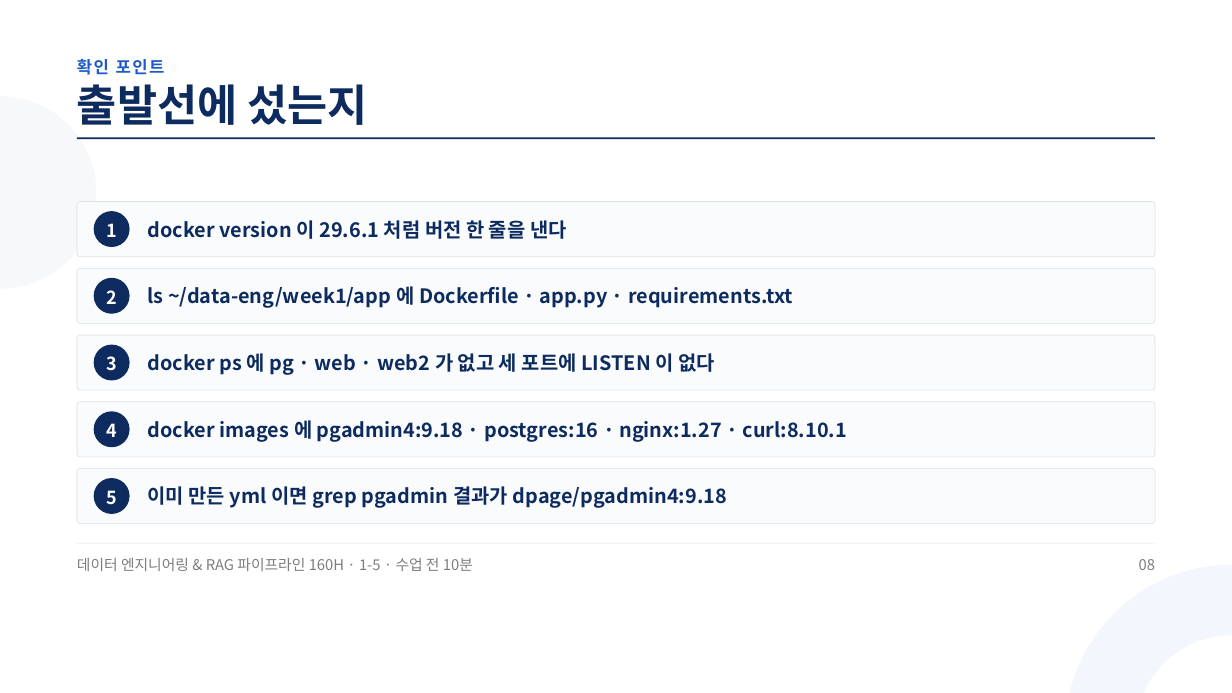
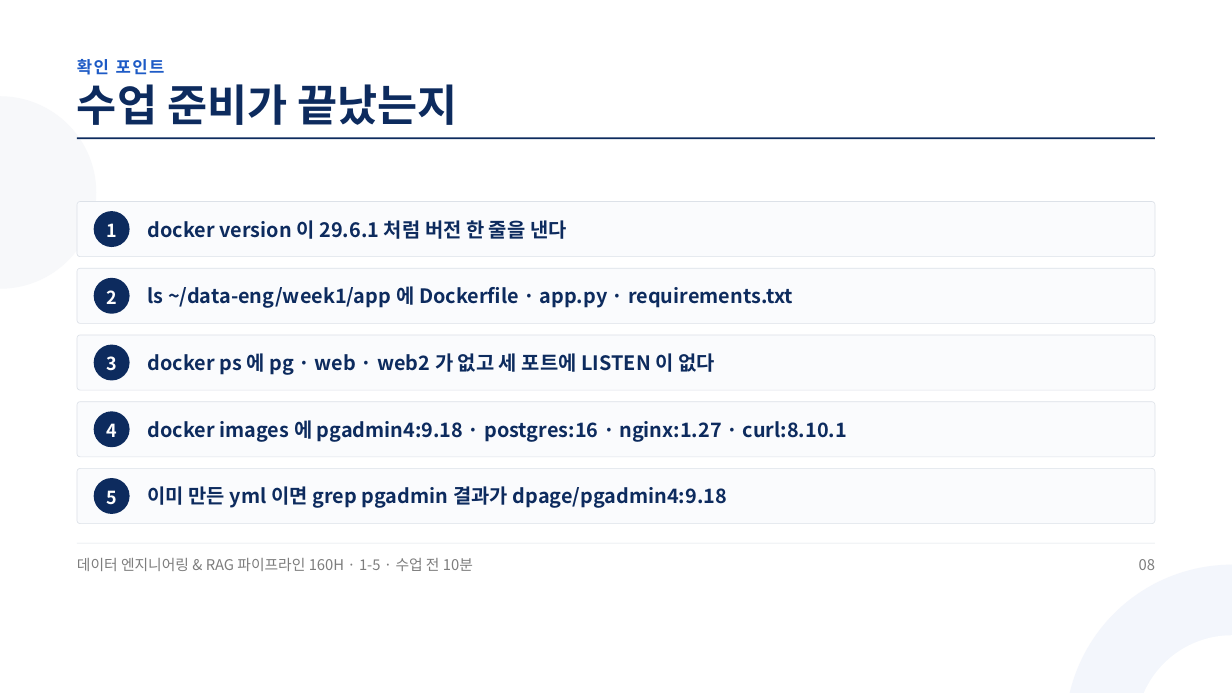
Before and after one commit to aebonlee/materials, a slide deck: slide 8 of data-eng/decks/w1d5s0.pptx. Drawn at 1232x693 pixels with LibreOffice and Linux fonts; fonts in the diff are those of the drawing. Boxes give left, top, right and bottom in pixels: in the first picture for what was removed or moved away, otherwise in the second. Text is boxed around its words. In the diff, an @@ line names an element or a change of style, - is before the commit and + after.

```diff
--- a/data-eng/decks/w1d5s0.pptx
+++ b/data-eng/decks/w1d5s0.pptx
@@ text at <box>77,84,458,125</box>: text changed @@
-출발선에 섰는지
+수업 준비가 끝났는지
```
Also in this commit, not shown: 2 other slides changed, 7 other files.
